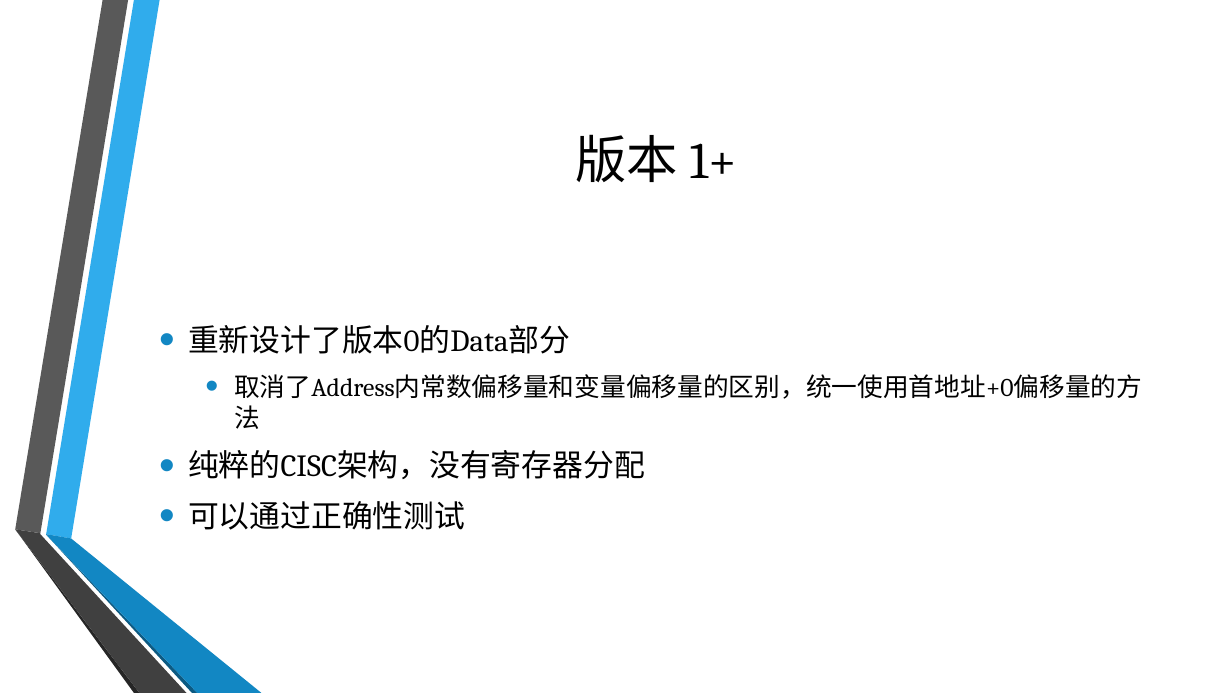
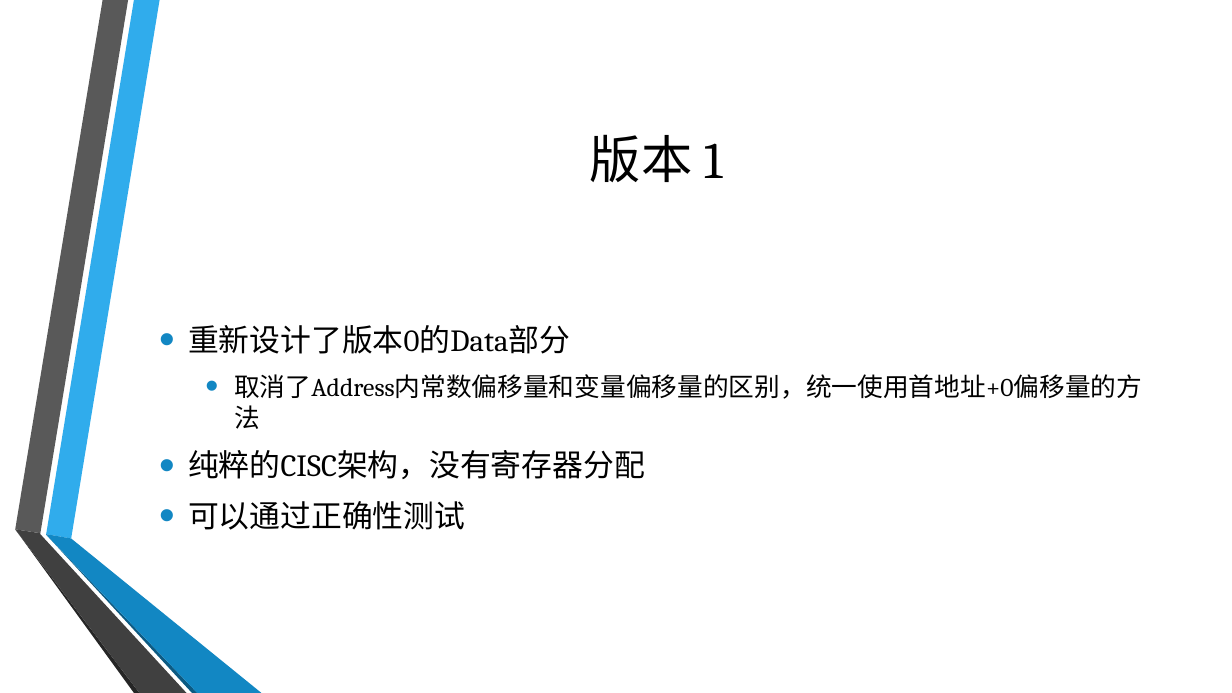
Before and after one commit to BreakVoid/Mental, a slide deck: slide 18 of slide/slide.pptx (slide 17 before the commit). Drawn at 1232x693 pixels with LibreOffice and Linux fonts; fonts in the diff are those of the drawing; background and template pictures are left out. Boxes give left, top, right and bottom in pixels: in the first picture for what was removed or moved away, otherwise in the second. Text is boxed around its words. In the diff, an @@ line names an element or a change of style, - is before the commit and + after.

```diff
--- a/slide/slide.pptx
+++ b/slide/slide.pptx
@@ title at (x1=590, y1=134, x2=723, y2=182): text changed @@
-版本 1+
+版本 1
```
Also in this commit, not shown: 1 slide added.
